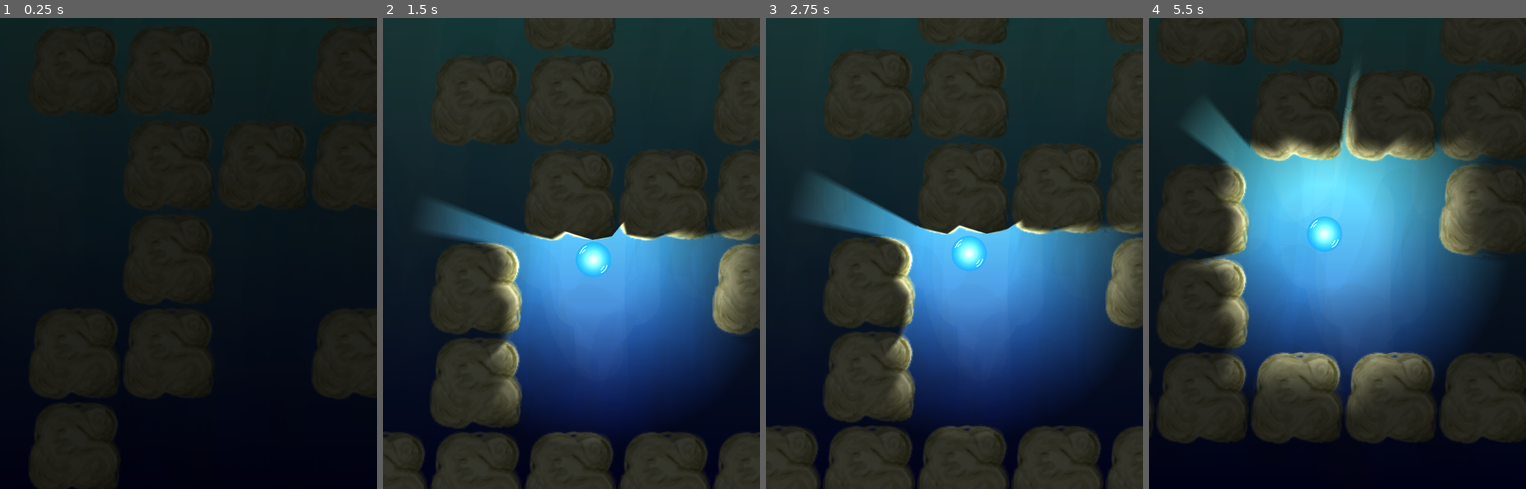
Above: before the commit, frames 1-4 (left to right).
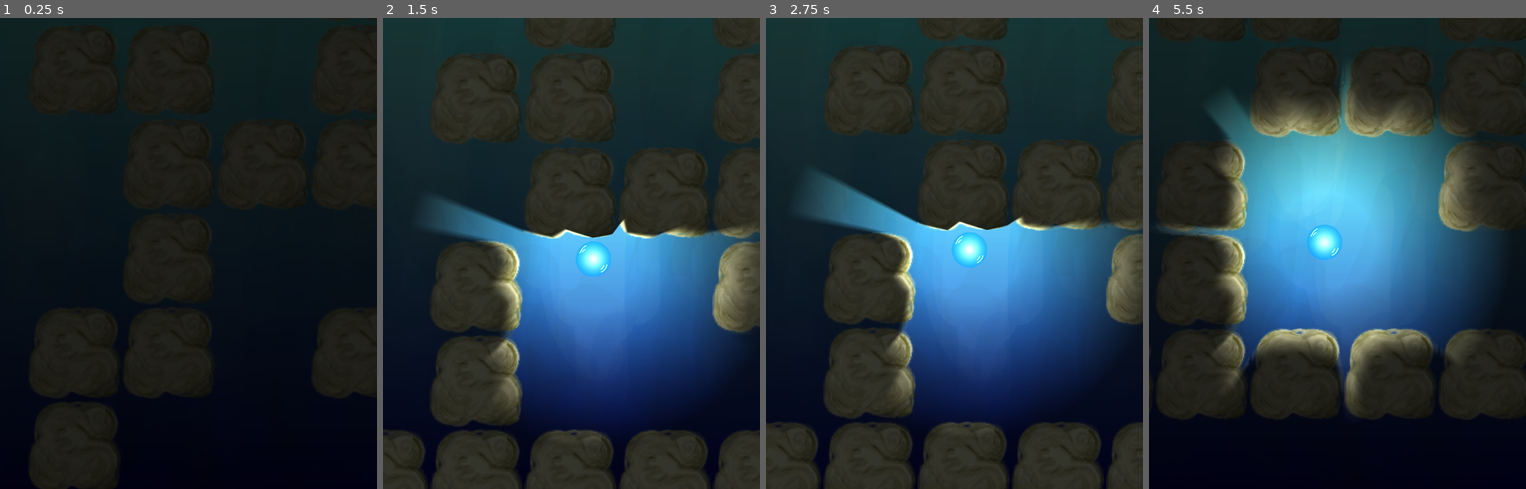
Above: after the commit, the same moments.

Repository: jacob-grahn/bubble-racing
Game: Godot game, scene res://maze/Maze.tscn
Two runs of this game, one before a commit and one after it. Both use one fixed random seed, a clock stepped at 60 frames per second and the inputs below.
Inputs (mouse positions are in pixels of both pictures, inside the frame that each line leads up to):
- Up to frame 1 (0.25 s): no input
- Up to frame 2 (1.5 s): move the mouse to (654, 229) at 0.52 s; move the mouse to (496, 277) at 1.27 s
- Up to frame 3 (2.75 s): move the mouse to (992, 149) at 2.02 s
- Up to frame 4 (5.5 s): move the mouse to (1318, 347) at 2.77 s; move the mouse to (1450, 324) at 3.52 s; move the mouse to (1224, 182) at 4.27 s; move the mouse to (1356, 253) at 5.02 s

The runs differ from the first frame. In frame 2, 2.0% of the frame differs, in the area x 0-100%, y 5-91%; in frame 3, 3.7%; in frame 4, 23%, in the area x 0-100%, y 4-91%.

Commit message:
don't like the way this felt

Diff:
--- a/maze/Maze.tscn
+++ b/maze/Maze.tscn
@@ -25,7 +25,6 @@
 
 [node name="Bubble" parent="." instance=ExtResource( 2 )]
 position = Vector2( -0.465363, -0.562927 )
-gravity_scale = -3.0
 script = ExtResource( 3 )
 
 [node name="MouseTracker" type="Node2D" parent="Bubble"]
